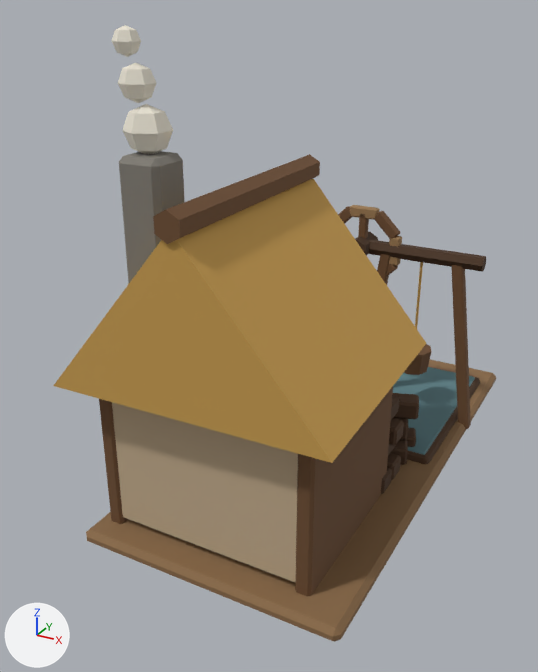
A saved change to the FBX model client/CultOfComfort.Unity/Assets/Resources/Art/Models/peat_cut_l3.fbx.
Camera for both pictures: a 50 mm camera at (1.2, -2.73, 1.87) aimed at (-0.17, -0.24, 0.63). The lights are fixed; the arrows at lower left show +X, +Y and +Z. The older version comes first. Where no turn or scale is listed for an object, it has been applied to the vertices. Vertices at exactly the same position are counted once.

In view in the first picture: 'Building'.
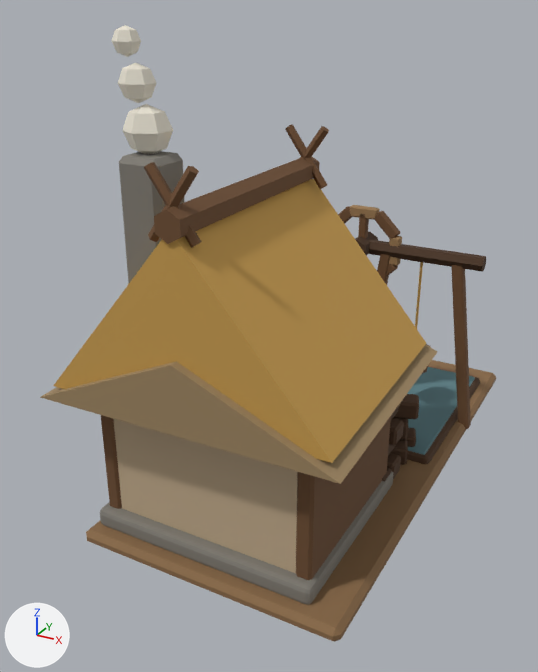
Changed parts and their boxes [x1, y1, x2, y2] in the pictures (538 x 672 px):
'Building', reshaped
    before: [53, 25, 496, 642]
    after: [40, 25, 496, 642]
part 1 of me_building, added (brown)
    after: [40, 345, 437, 484]
part 2 of me_building, added
    after: [100, 472, 393, 605]
part 3 of me_building, added
    after: [144, 124, 329, 248]

The change, as a list of edits to the scene's bpy script:
```text
Change me_building:
    used by ob_building; location = (0.0, 0.0, 0.0)
    remove me_building.from_pydata(...)  # 1554 vertices, 1621 faces; spans x -0.58..0.54, y -1.08..1.06, z 0.0..1.82
    add me_building.from_pydata(...)  # 1656 vertices, 1708 faces; spans x -0.62..0.54, y -1.11..1.06, z 0.0..1.82
    me_building part 1: the loose piece of 6 vertices spanning x -0.58..0.48, y -1.08..-0.12, z 0.68..1.3 is copied, and the copy is scaled about its middle by (1.08, 1.06, 0.4), then moved by (0.0, 0.0, -0.23); it spans x -0.62..0.52, y -1.11..-0.09, z 0.64..0.89
    me_building part 2: a new loose piece of 56 vertices spanning x -0.5..0.4, y -1.0..-0.2, z 0.05..0.13, in mat_palette (picture img_palette_png)
    me_building part 3
    40 vertices are added at x -0.14..0.04, y -1.05..-0.15, z 1.24..1.48
    28 new faces join them
```
